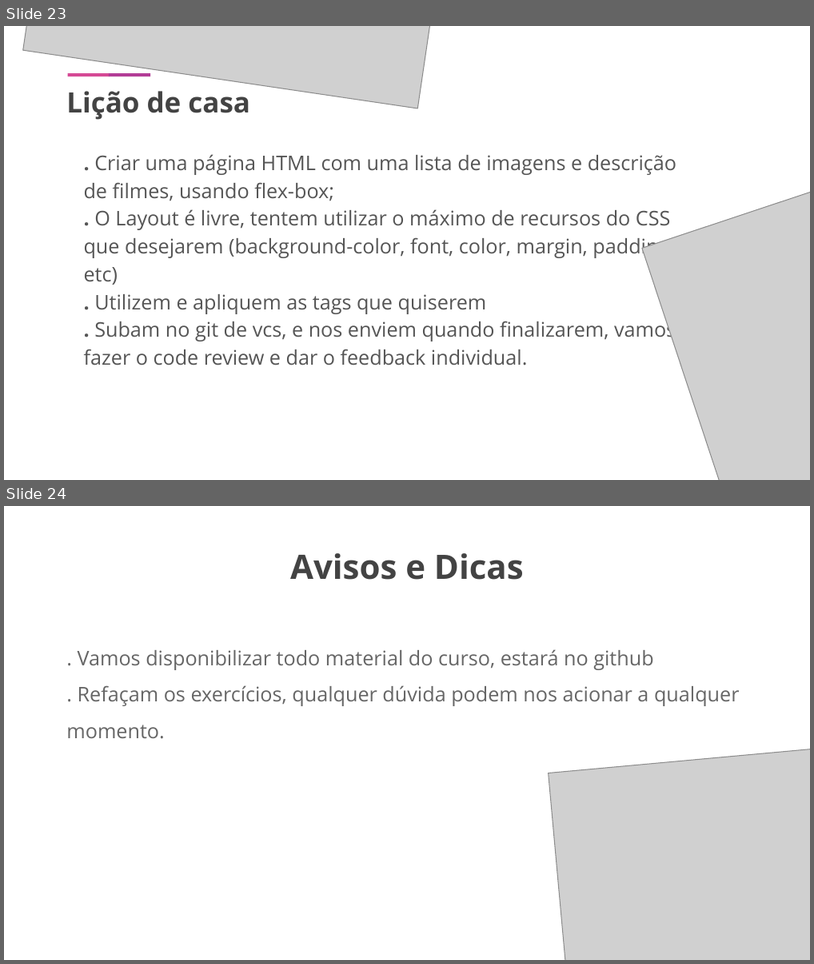
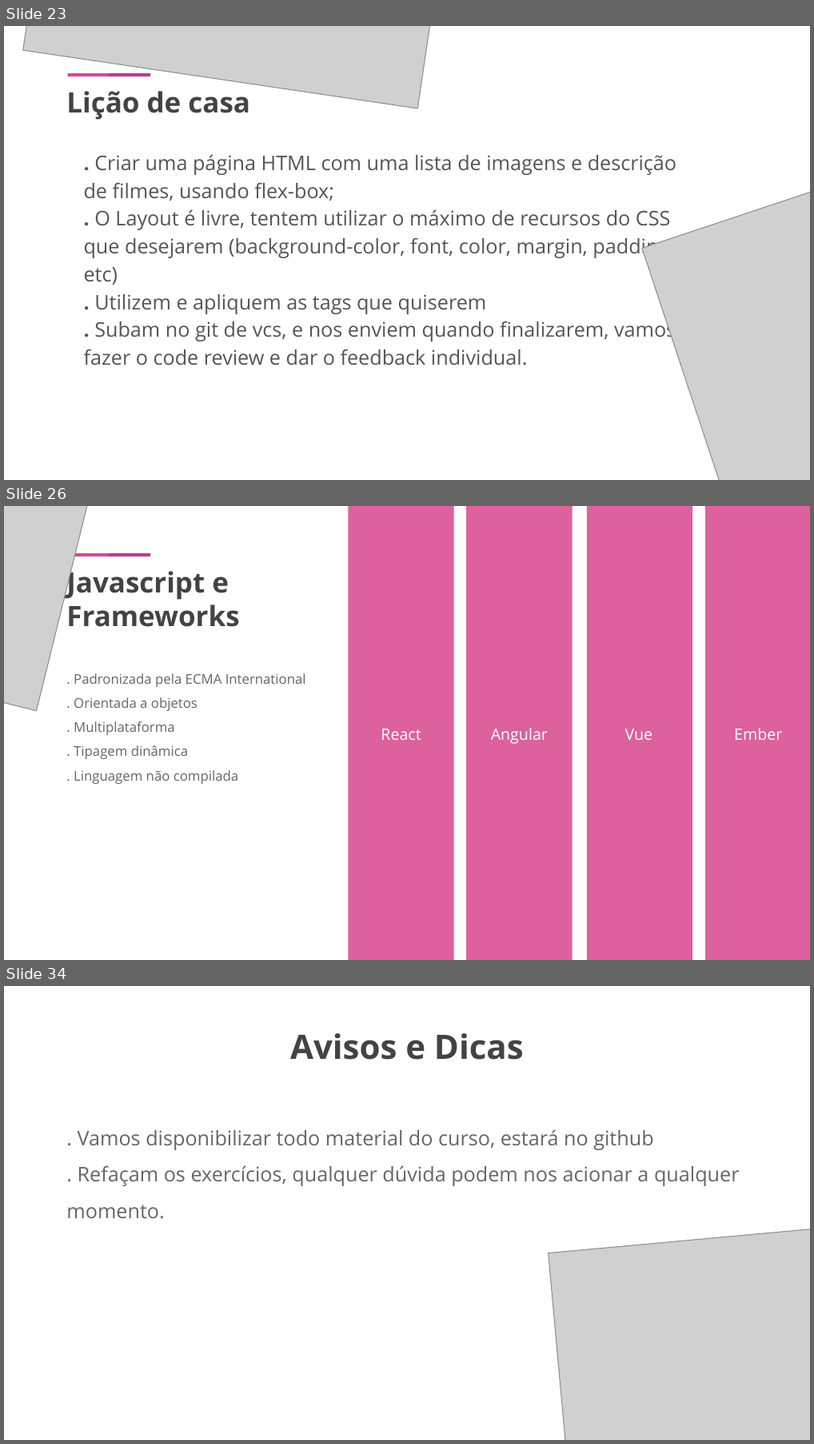
Before and after one commit to kimmikirino/trainees, a slide deck: Front end trainee program.pptx. Shown one above the other, each under a label of ours: slides 23 and 24 before the commit, slides 23, 26 and 34 after it; the slides between them are not shown. The pictures are 814x964 and 814x1444 pixels, drawn with LibreOffice and Linux fonts; fonts in the diff are those of the drawing; grey boxes stand for pictures. Boxes give left, top, right and bottom in pixels: in the first picture for what was removed or moved away, otherwise in the second. Text is boxed around its words. In the diff, an @@ line names an element or a change of style, - is before the commit and + after.

```diff
--- a/Front end trainee program.pptx
+++ b/Front end trainee program.pptx
@@ slide 26 added at [4, 506, 810, 960], background #FFFFFF @@
@@ picture added at [4, 506, 132, 710] @@
@@ rectangle added at [348, 506, 454, 959], fill #DC619D @@
@@ rectangle added at [467, 506, 573, 959], fill #DC619D @@
@@ rectangle added at [587, 506, 693, 959], fill #DC619D @@
@@ rectangle added at [706, 506, 810, 959], fill #DC619D @@
@@ rectangle added at [68, 553, 110, 557], fill #D54995 @@
@@ rectangle added at [109, 553, 150, 557], fill #B33C97 @@
@@ text added at [66, 566, 239, 627], 25 pt, text #434343, bold @@
+Javascript e
+Frameworks
@@ text added at [74, 673, 306, 784], 12 pt, text #666666 @@
+. Padronizada pela ECMA International
+. Orientada a objetos
+. Multiplataforma
+. Tipagem dinâmica
+. Linguagem não compilada
@@ text added at [381, 728, 421, 740], 14 pt, text #FFFFFF @@
+React
@@ text added at [491, 728, 548, 744], 14 pt, text #FFFFFF @@
+Angular
@@ text added at [626, 728, 654, 740], 14 pt, text #FFFFFF @@
+Vue
@@ text added at [734, 728, 782, 740], 14 pt, text #FFFFFF @@
+Ember
@@ what was slide 24 is now slide 34 @@
```
Also in this commit, not shown: 9 other slides added, 8 other files.
